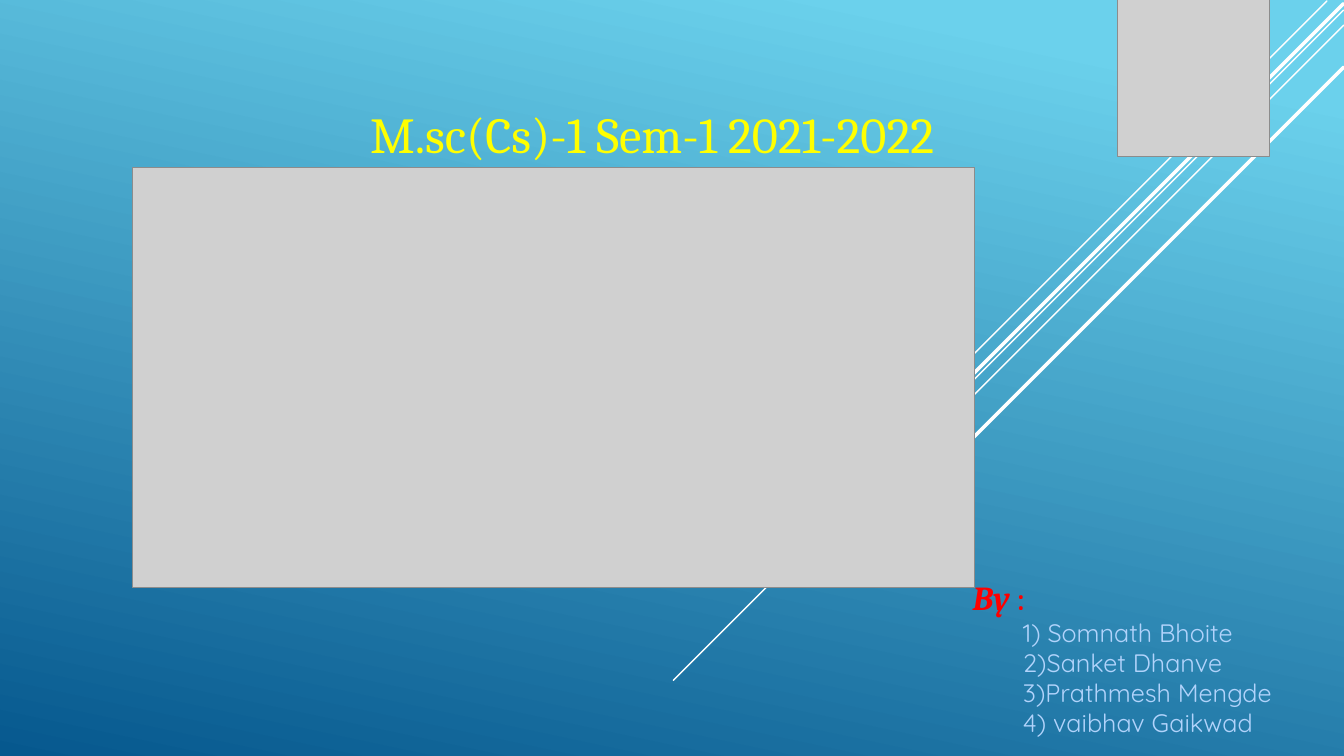
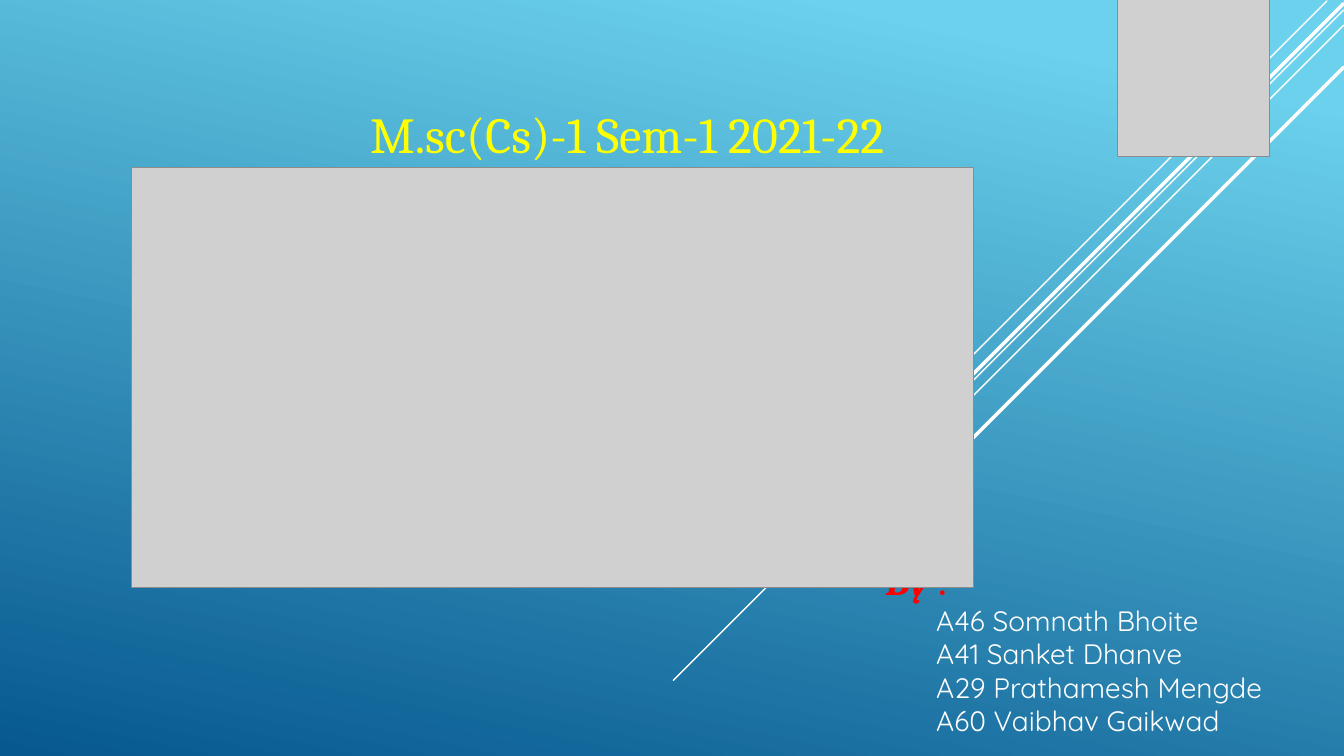
Before and after one commit to somnathbhoite/DataScience, a slide deck: slide 1 of Data Science.pptx. Drawn at 1344x756 pixels with LibreOffice and Linux fonts; fonts in the diff are those of the drawing; grey boxes stand for pictures. Boxes give left, top, right and bottom in pixels: in the first picture for what was removed or moved away, otherwise in the second. Text is boxed around its words. In the diff, an @@ line names an element or a change of style, - is before the commit and + after.

```diff
--- a/Data Science.pptx
+++ b/Data Science.pptx
@@ text at (x1=370, y1=117, x2=884, y2=160): text changed @@
-M.sc(Cs)-1 Sem-1 2021-2022
+M.sc(Cs)-1 Sem-1 2021-22
@@ text "By :" moved from (x1=973, y1=579, x2=1272, y2=737) to (x1=886, y1=587, x2=1262, y2=732) @@
@@ text at (x1=886, y1=587, x2=929, y2=604): size 24 to 28 pt in "By"; size 20 to 24 pt in ":" @@
@@ text at (x1=936, y1=610, x2=1262, y2=732): text changed; size 18 to 20 pt; text colour #B1D3FB to #FFFFFF @@
-1) Somnath Bhoite
-2)Sanket Dhanve
-3)Prathmesh Mengde
-4) vaibhav Gaikwad
+A46 Somnath Bhoite
+A41 Sanket Dhanve
+A29 Prathamesh Mengde
+A60 Vaibhav Gaikwad
```
Also in this commit, not shown: 1 other slide changed.
